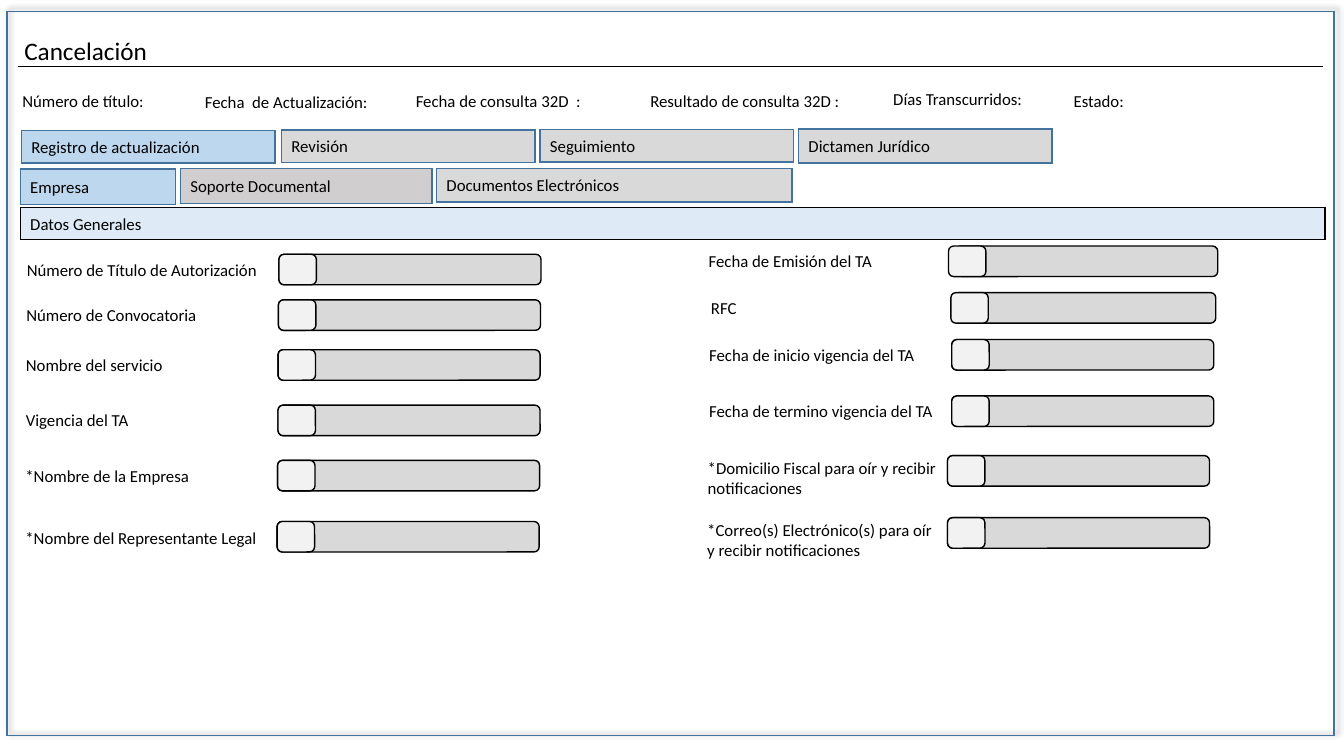
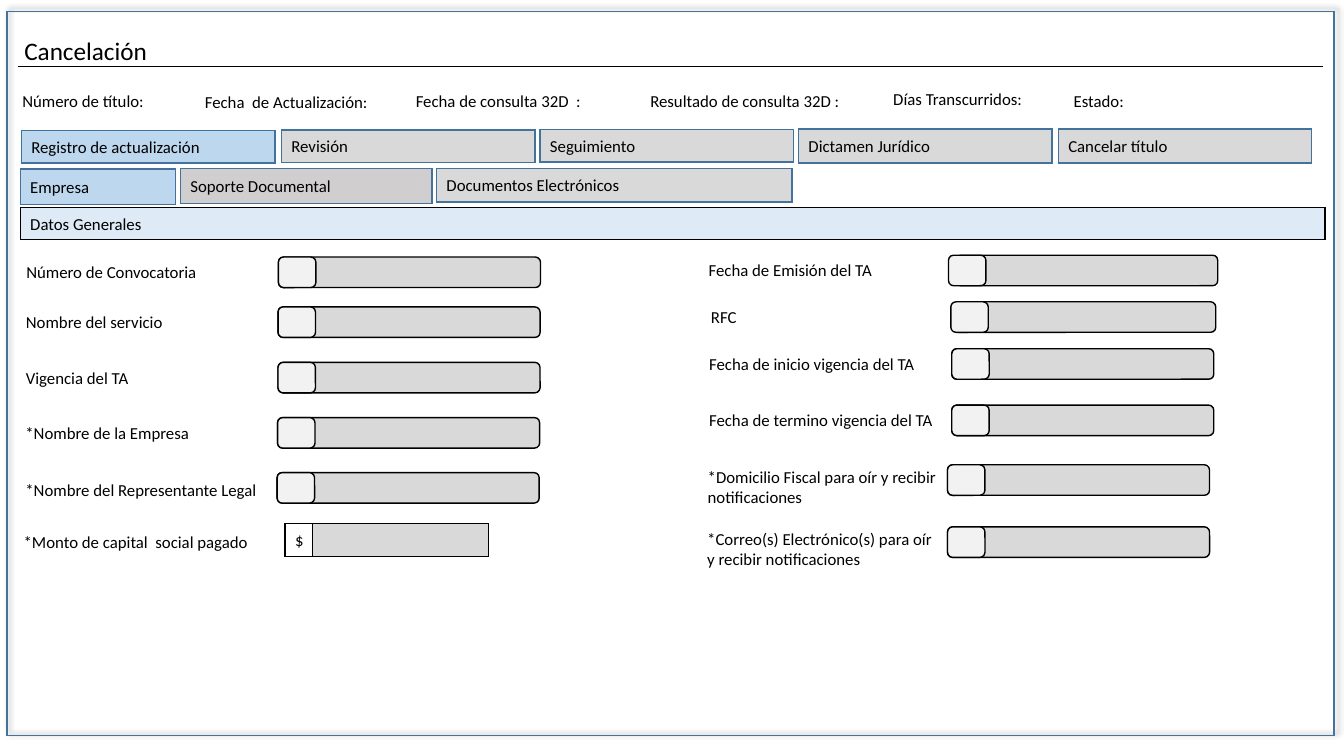
Before and after one commit to EDDIE83/Documentos, a slide deck: slide 2 of TAF 092019/Cancelación.pptx. Drawn at 1344x756 pixels with LibreOffice and Linux fonts; fonts in the diff are those of the drawing. Boxes give left, top, right and bottom in pixels: in the first picture for what was removed or moved away, otherwise in the second. Text is boxed around its words. In the diff, an @@ line names an element or a change of style, - is before the commit and + after.

```diff
--- a/TAF 092019/Cancelación.pptx
+++ b/TAF 092019/Cancelación.pptx
@@ rectangle added at <box>1059,129,1312,163</box>, fill #D9D9D9, outline #43739E 1 pt, 12 pt, text #000000 @@
+Cancelar título
@@ text removed at <box>27,264,256,276</box> @@
-Número de Título de Autorización
@@ rounded rectangle removed at <box>279,254,541,284</box> @@
@@ rounded rectangle removed at <box>279,254,317,284</box> @@
@@ 4 rounded rectangles, 2 texts: place and size @@
-4 rounded rectangles, 2 texts at <box>26,299,540,380</box>
+4 rounded rectangles, 2 texts at <box>26,257,540,338</box>
@@ 4 rounded rectangles, 2 texts: place and size @@
-4 rounded rectangles, 2 texts at <box>25,405,540,491</box>
+4 rounded rectangles, 2 texts at <box>25,362,540,448</box>
@@ 2 rounded rectangles, 1 text: place and size @@
-2 rounded rectangles, 1 text at <box>25,521,539,552</box>
+2 rounded rectangles, 1 text at <box>25,473,539,503</box>
@@ text added at <box>24,536,247,551</box>, 12 pt, text #000000 @@
+*Monto de capital social pagado
@@ rectangle added at <box>285,523,489,557</box>, fill #D9D9D9, outline #000000 1 pt @@
@@ rectangle added at <box>285,524,313,558</box>, fill #FFFFFF, outline #000000 1 pt, 12 pt, text #000000 @@
+$
@@ 12 rounded rectangles, 6 texts: place and size @@
-12 rounded rectangles, 6 texts at <box>707,246,1218,559</box>
+12 rounded rectangles, 6 texts at <box>707,255,1218,568</box>
```
Also in this commit, not shown: 20 other slides changed, 4 other files.
